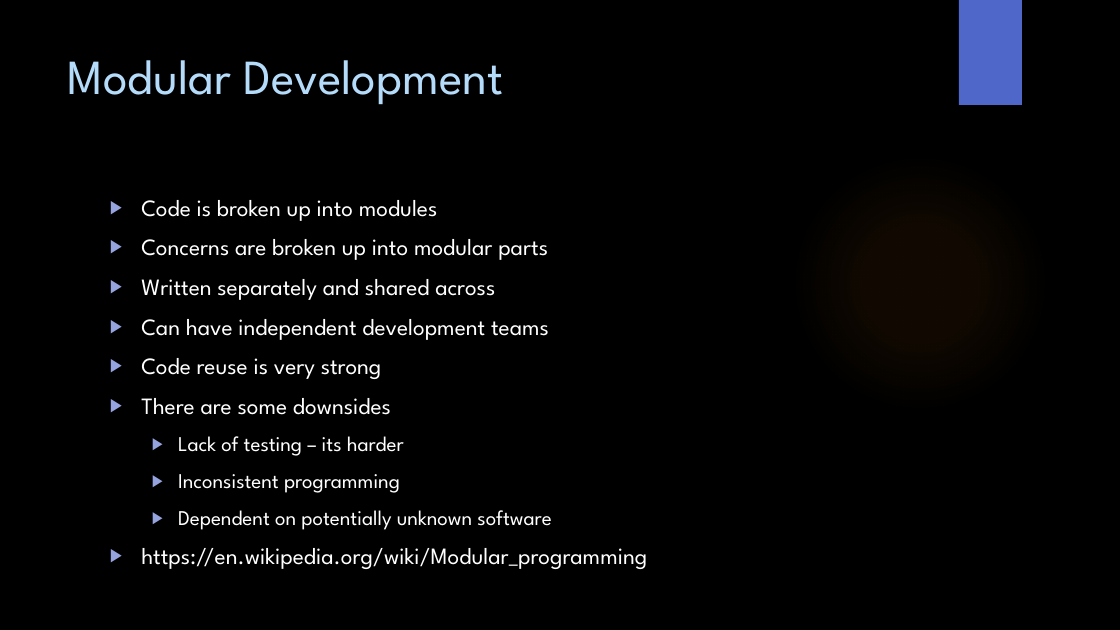
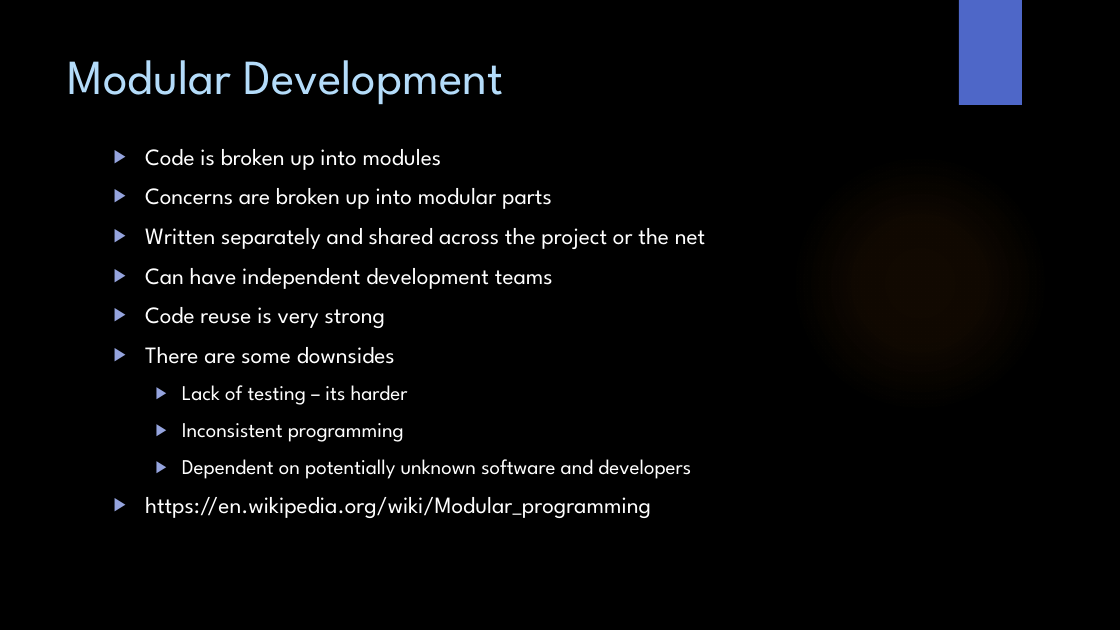
Before and after one commit to WitsSoftDev/SoftDev2016, a slide deck: slide 22 of Session 2/Softdev Session 2 2016.pptx (slide 20 before the commit). Drawn at 1120x630 pixels with LibreOffice and Linux fonts; fonts in the diff are those of the drawing; background and template pictures are left out. Boxes give left, top, right and bottom in pixels: in the first picture for what was removed or moved away, otherwise in the second. Text is boxed around its words. In the diff, an @@ line names an element or a change of style, - is before the commit and + after.

```diff
--- a/Session 2/Softdev Session 2 2016.pptx
+++ b/Session 2/Softdev Session 2 2016.pptx
@@ text "Code is broken up into ...": place and size @@
-text "Code is broken up into ..." at [141, 200, 647, 569]
+text "Code is broken up into ..." at [145, 149, 706, 518]
@@ text at [145, 228, 706, 249]: text changed @@
-▶ Written separately and shared across
+▶ Written separately and shared across the project or the net
@@ text at [182, 459, 691, 479]: text changed @@
-  ▶ Dependent on potentially unknown software
+  ▶ Dependent on potentially unknown software and developers
```
Also in this commit, not shown: 9 other slides changed, 5 other files.
